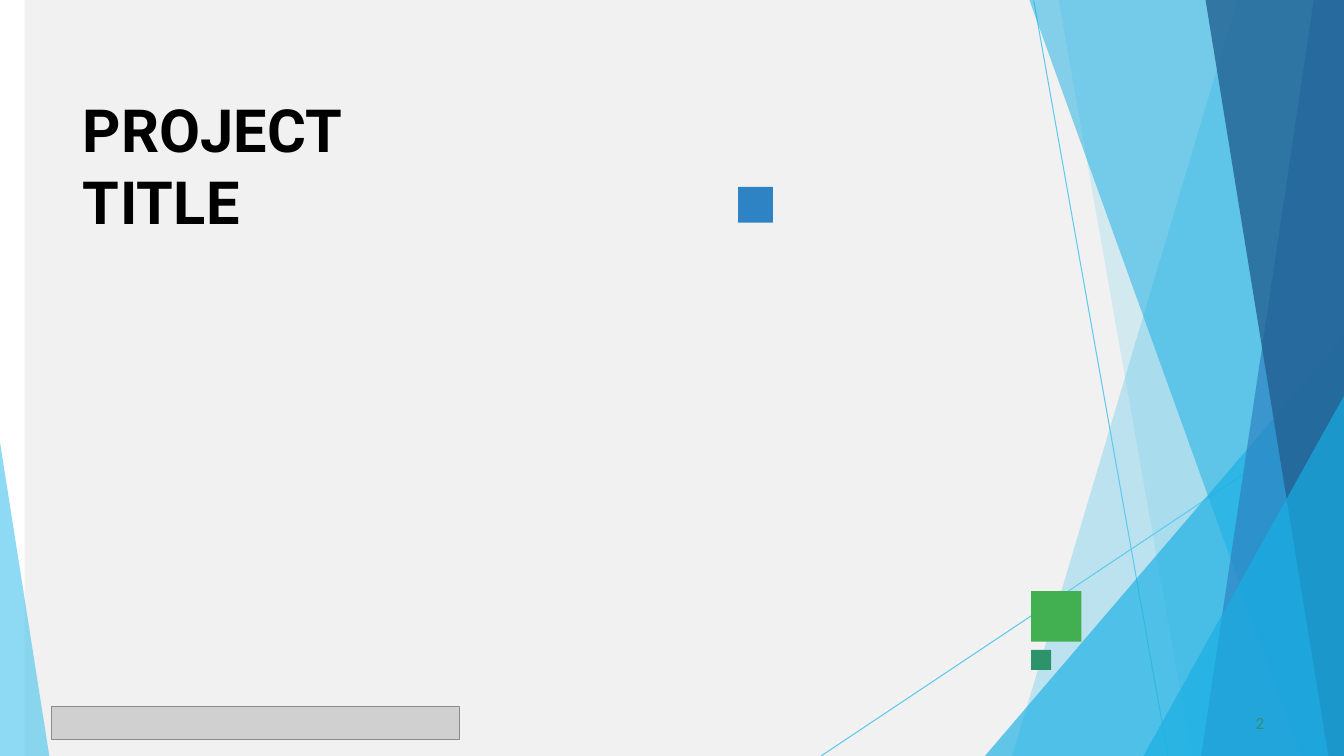
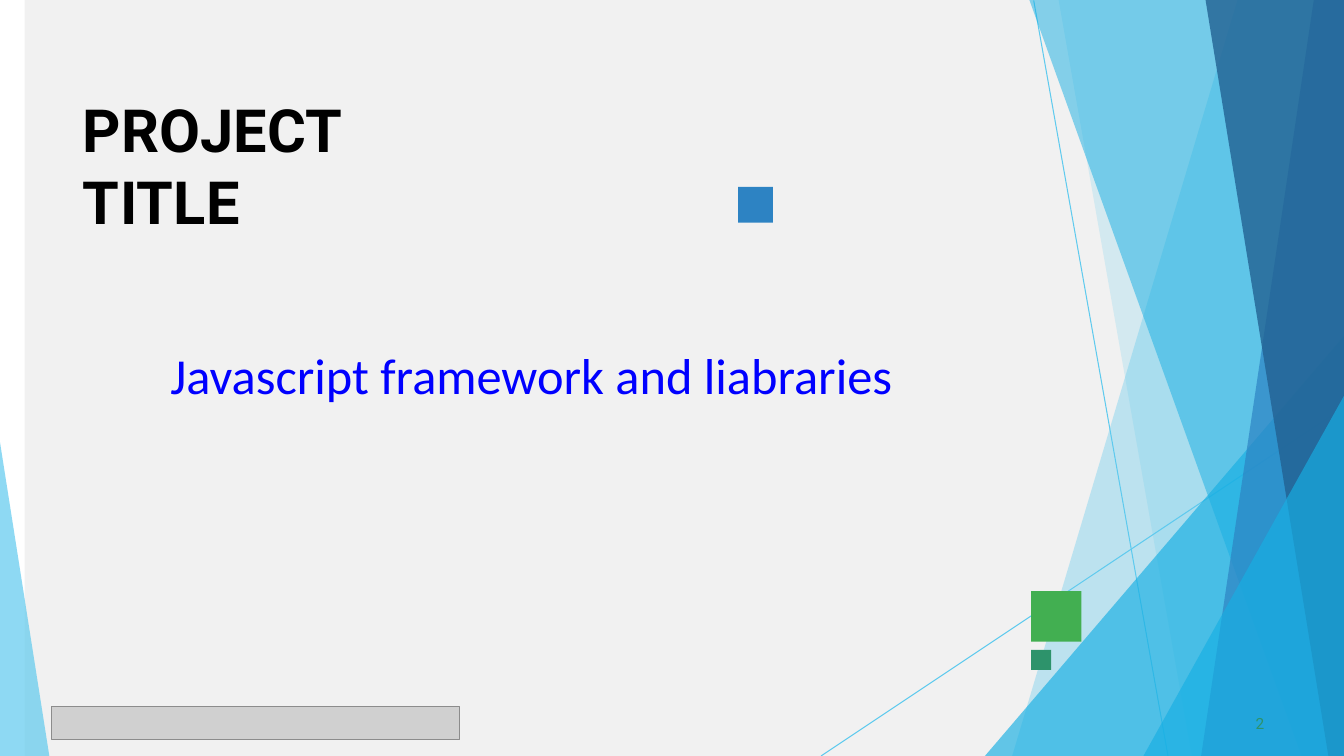
Before and after one commit to prabhakaran8518-ops/Priya-.p, a slide deck: slide 2 of PPT FWD TNSDC 2025 (1).pptx. Drawn at 1344x756 pixels with LibreOffice and Linux fonts; fonts in the diff are those of the drawing; grey boxes stand for pictures. Boxes give left, top, right and bottom in pixels: in the first picture for what was removed or moved away, otherwise in the second. Text is boxed around its words. In the diff, an @@ line names an element or a change of style, - is before the commit and + after.

```diff
--- a/PPT FWD TNSDC 2025 (1).pptx
+++ b/PPT FWD TNSDC 2025 (1).pptx
@@ text added at [170,359,892,402], 36 pt, text #0000FF @@
+Javascript framework and liabraries
```
Also in this commit, not shown: 7 other slides changed, 2 slides added, 2 slides removed.
